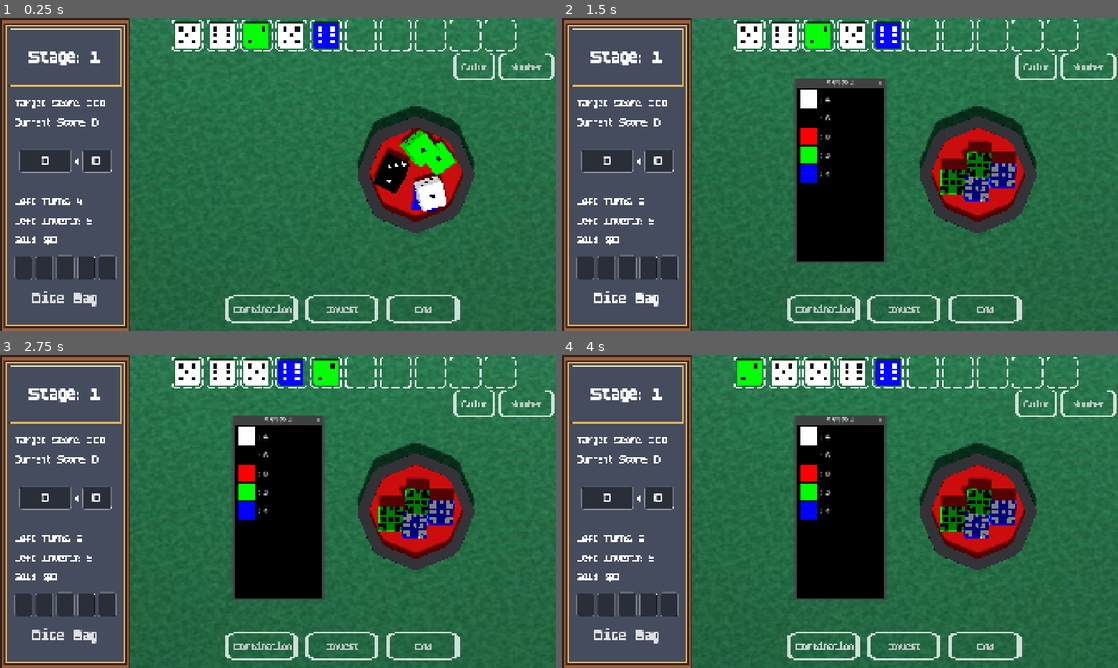
Above: before the commit, frames 1-4 (two rows, left to right).
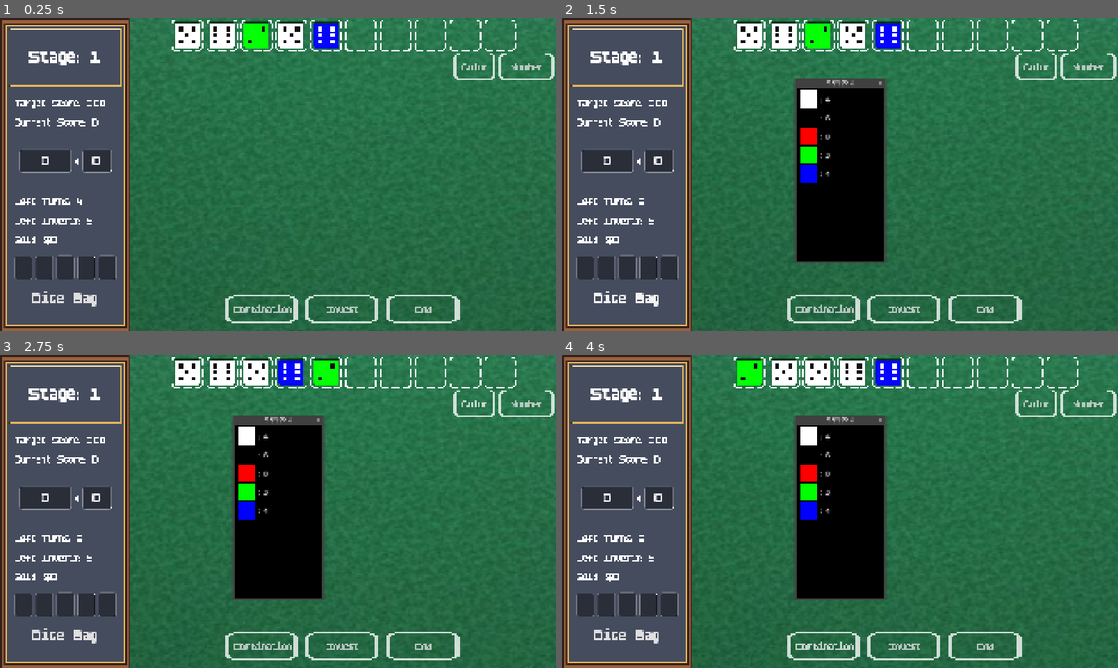
Above: after the commit, the same moments.

Repository: SangHyung-Jung/ColorDiceRollGame
Game: Godot game, scene res://scenes/game_root.tscn
Two runs of this game, one before a commit and one after it. Both use one fixed random seed, a clock stepped at 60 frames per second and the inputs below.
Inputs:
- Up to frame 1 (0.25 s): no input
- Up to frame 2 (1.5 s): click "End" at 0.5 s; click "Dice Bag" at 1.25 s
- Up to frame 3 (2.75 s): click "Color" at 2 s
- Up to frame 4 (4 s): click "Number" at 2.75 s; click "Combination" at 3.5 s

The runs differ from the first frame. In frame 1, 6.4% of the frame differs, in the area x 64-86%, y 28-69%; in frame 2, 6.4%; in frame 3, 6.4%; in frame 4, 6.4%.

Commit message:
ui fix 1

Diff:
--- a/scripts/components/game_hud.gd
+++ b/scripts/components/game_hud.gd
@@ -344,7 +344,6 @@
 	_set_state(GameState.TURN_INTERACTION)
 	combo_select.enter()
 	dice_spawner.display_dice_results(game_manager.get_roll_results())
-	cup.hide()
 
 func _on_mouse_release() -> void:
 	if cup.has_method("stop_shaking"):
@@ -352,7 +351,6 @@
 	dice_spawner.apply_dice_impulse()
 	if cup.has_method("pour"):
 		await cup.pour()
-		cup.hide()
 
 func _on_dice_roll_finished(value: int, dice_name: String) -> void:
 	game_manager.on_dice_roll_finished(value, dice_name)
@@ -528,7 +526,6 @@
 		dice_spawner.clear_dice_nodes()
 		# ★ 다음 롤을 미리 준비
 		cup.reset()
-		cup.show()
 		await _reset_roll()
 		# Reset the state to allow for a new roll
 		_set_state(GameState.AWAITING_ROLL_INPUT)
--- a/scripts/game_root.gd
+++ b/scripts/game_root.gd
@@ -36,16 +36,22 @@
 
 
 func transition_to_shop():
-	# UI 즉시 전환 방지: 이동 시작 시 게임 UI 숨김
-	game_hud.visible = false
 	input_manager.set_roll_in_progress(true) # Disable game input during transition
 
+	# Animate SocketArea out
+	var socket_area = game_hud.get_node("MainLayout/SocketArea")
+	var ui_tween = create_tween()
+	ui_tween.tween_property(socket_area, "position:x", -1500, 1.5).set_trans(Tween.TRANS_CUBIC).set_ease(Tween.EASE_IN_OUT)
+
+	# Camera Tween
 	var tween = create_tween().set_parallel(true)
 	tween.set_trans(Tween.TRANS_CUBIC).set_ease(Tween.EASE_IN_OUT)
 	tween.tween_property(camera, "global_position", POS_SHOP, 1.5)
 	tween.tween_property(camera, "rotation_degrees", ROT_SHOP, 1.5)
 
 	tween.chain().tween_callback(func():
+		game_hud.visible = false # Hide the whole thing after transition
+		socket_area.position.x = 0 # Reset for next time
 		shop_hud.visible = true
 		shop_hud.enter_shop_sequence() # 상점 진입 애니메이션/로직 실행
 		input_manager.set_roll_in_progress(false) # Re-enable input for shop (if any)
@@ -63,13 +69,23 @@
 		input_manager.set_roll_in_progress(false) # Re-enable input for game
 		return
 
+	# Prepare GameHUD for transition
+	var socket_area = game_hud.get_node("MainLayout/SocketArea")
+	socket_area.position.x = -1500 # Start it off-screen
+	game_hud.visible = true
+
+	# Animate SocketArea in
+	var ui_tween = create_tween()
+	ui_tween.tween_property(socket_area, "position:x", 0, 1.5).set_trans(Tween.TRANS_CUBIC).set_ease(Tween.EASE_IN_OUT)
+
+	# Camera Tween
 	var tween = create_tween().set_parallel(true)
 	tween.set_trans(Tween.TRANS_CUBIC).set_ease(Tween.EASE_IN_OUT)
 	tween.tween_property(camera, "global_position", POS_GAME, 1.5)
 	tween.tween_property(camera, "rotation_degrees", ROT_GAME, 1.5)
 
 	tween.chain().tween_callback(func():
-		game_hud.visible = true
+		# game_hud is already visible
 		game_hud.start_round_sequence() # 게임 라운드 시작 로직
 		input_manager.set_roll_in_progress(false) # Re-enable input for game
 	)
--- a/scripts/utils/constants.gd
+++ b/scripts/utils/constants.gd
@@ -42,7 +42,7 @@
 const FLOOR_COLOR := Color.DARK_SLATE_GRAY  # 바닥 색상
 
 # === 주사위 컵 설정 ===
-const CUP_POSITION := Vector3(5, 10, 0)  # 컵 배치 위치
+const CUP_POSITION := Vector3(30, 2, 0)  # 컵 배치 위치
 const CUP_SPAWN_HEIGHT := 2.0  # 주사위 생성 높이
 const CUP_SPAWN_RADIUS := 2.0  # 컵 내부 주사위 생성 반경
 
